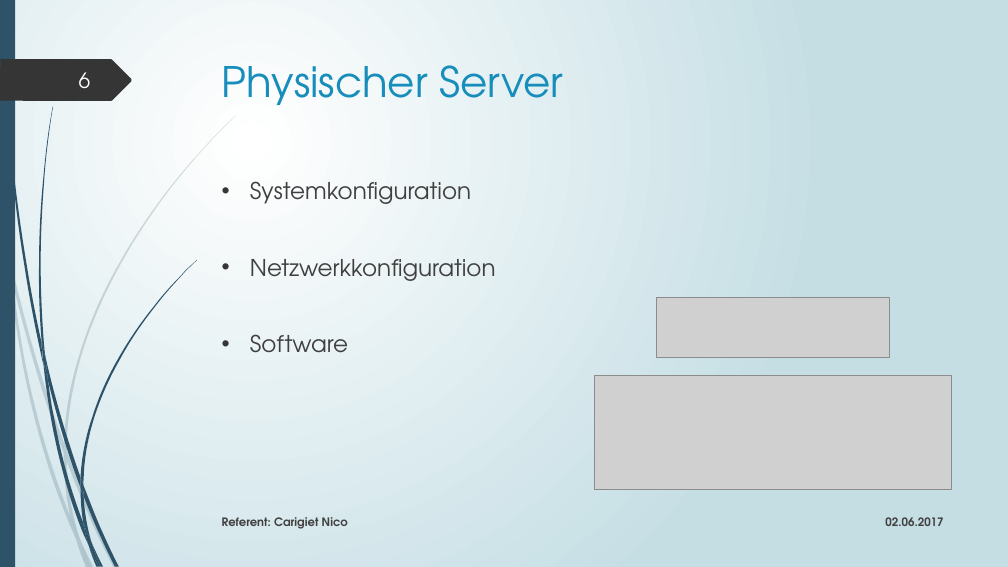
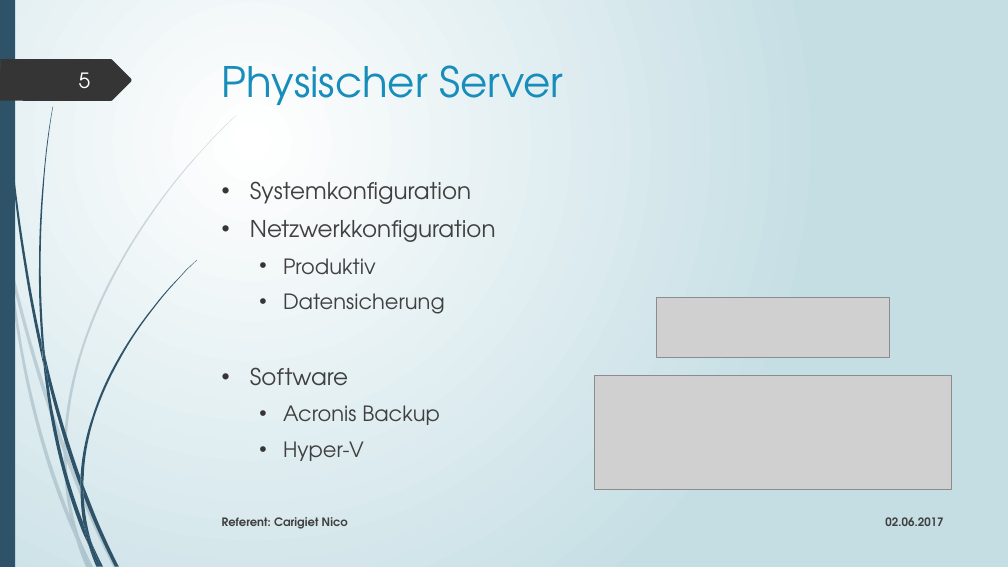
Before and after one commit to edecom/IPA, a slide deck: slide 5 of 4_Dokumente/48_Präsentation & Demonstration/IPA_Präsentation_Carigiet_Nico_20170529.pptx (slide 6 before the commit). Drawn at 1008x567 pixels with LibreOffice and Linux fonts; fonts in the diff are those of the drawing; grey boxes stand for pictures. Boxes give left, top, right and bottom in pixels: in the first picture for what was removed or moved away, otherwise in the second. Text is boxed around its words. In the diff, an @@ line names an element or a change of style, - is before the commit and + after.

```diff
--- a/4_Dokumente/48_Präsentation & Demonstration/IPA_Präsentation_Carigiet_Nico_20170529.pptx
+++ b/4_Dokumente/48_Präsentation & Demonstration/IPA_Präsentation_Carigiet_Nico_20170529.pptx
@@ page number at [79, 72, 91, 89]: text changed @@
-6
+5
@@ text at [283, 258, 445, 314]: paragraphs added @@
+  • Produktiv
+  • Datensicherung
@@ text at [283, 405, 440, 461]: paragraphs added @@
+  • Acronis Backup
+  • Hyper-V
```
Also in this commit, not shown: 7 other slides changed, 2 slides removed, 6 other files.
